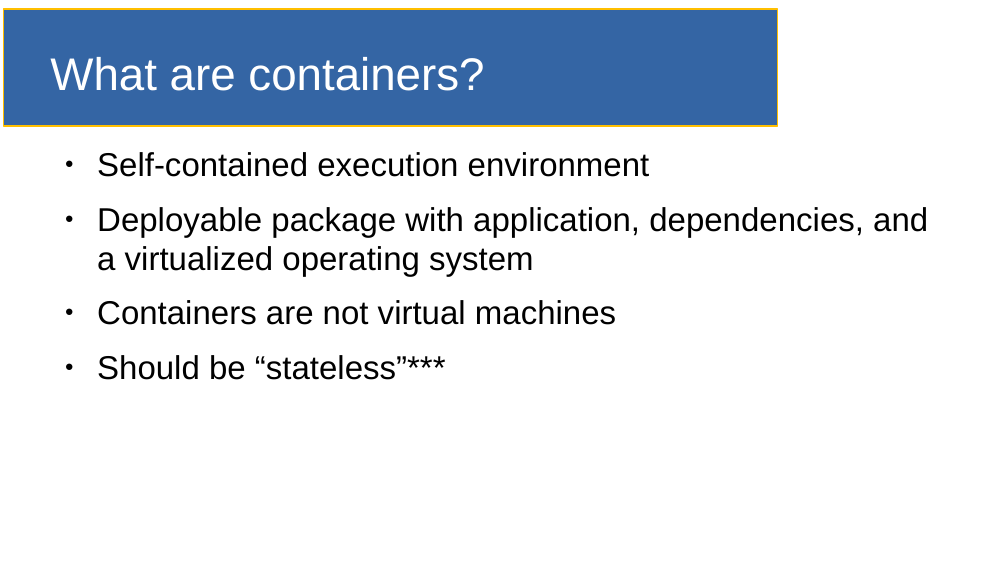
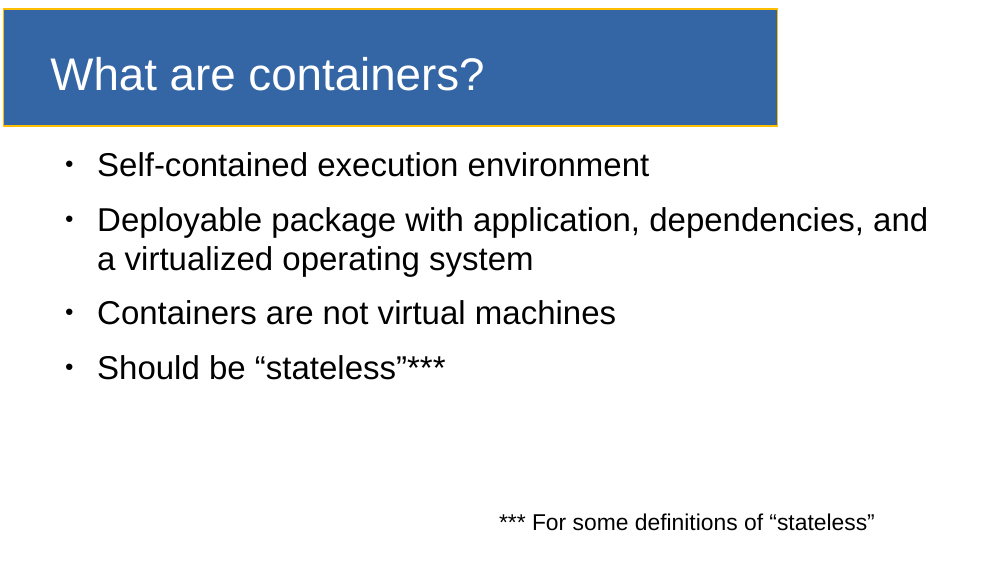
Before and after one commit to SmithE65/Containerizing, a slide deck: slide 2 of doc/slides.odp. Drawn at 1008x567 pixels with LibreOffice and Linux fonts; fonts in the diff are those of the drawing. Boxes give left, top, right and bottom in pixels: in the first picture for what was removed or moved away, otherwise in the second. Text is boxed around its words. In the diff, an @@ line names an element or a change of style, - is before the commit and + after.

```diff
--- a/doc/slides.odp
+++ b/doc/slides.odp
@@ text added at [532, 513, 874, 531], 18 pt, text #000000 @@
+*** For some definitions of “stateless”
```
Also in this commit, not shown: 1 other slide changed, 3 slides added, 2 other files.
